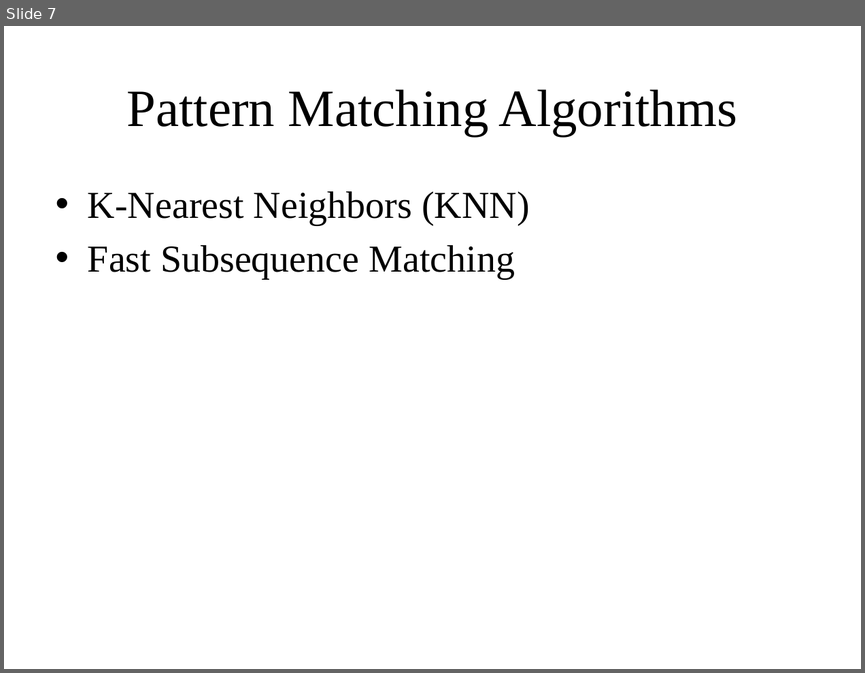
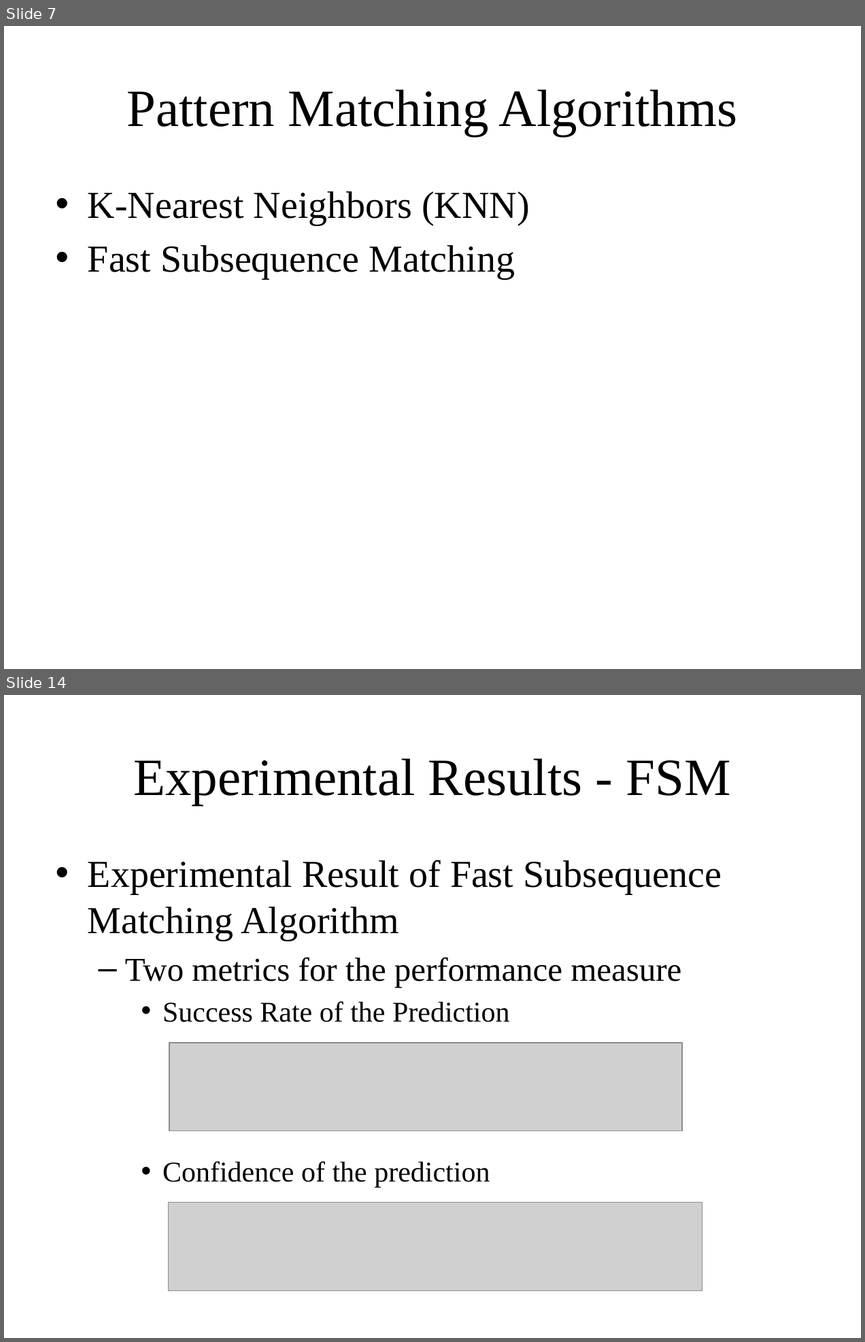
Before and after one commit to yspark/2012Fall-818J, a slide deck: presentation/netflix_yspark.pptx. Shown one above the other, each under a label of ours: slide 7 before the commit, slides 7 and 14 after it; the slides between them are not shown. The pictures are 865x673 and 865x1342 pixels, drawn with LibreOffice and Linux fonts; fonts in the diff are those of the drawing; grey boxes stand for pictures. Boxes give left, top, right and bottom in pixels: in the first picture for what was removed or moved away, otherwise in the second. Text is boxed around its words. In the diff, an @@ line names an element or a change of style, - is before the commit and + after.

```diff
--- a/presentation/netflix_yspark.pptx
+++ b/presentation/netflix_yspark.pptx
@@ slide 14 added at <box>4,695,861,1338</box>, background #FFFFFF @@
@@ title added at <box>133,758,730,805</box>, 44 pt, text #000000 @@
+Experimental Results - FSM
@@ text added at <box>88,860,721,1187</box>, 32 pt, text #000000 @@
+• Experimental Result of Fast Subsequence Matching Algorithm
+  – Two metrics for the performance measure
+    • Success Rate of the Prediction
+    • Confidence of the prediction
@@ picture added at <box>169,1042,682,1130</box> @@
@@ picture added at <box>169,1202,702,1291</box> @@
```
Also in this commit, not shown: 6 slides changed, 10 other slides added.
